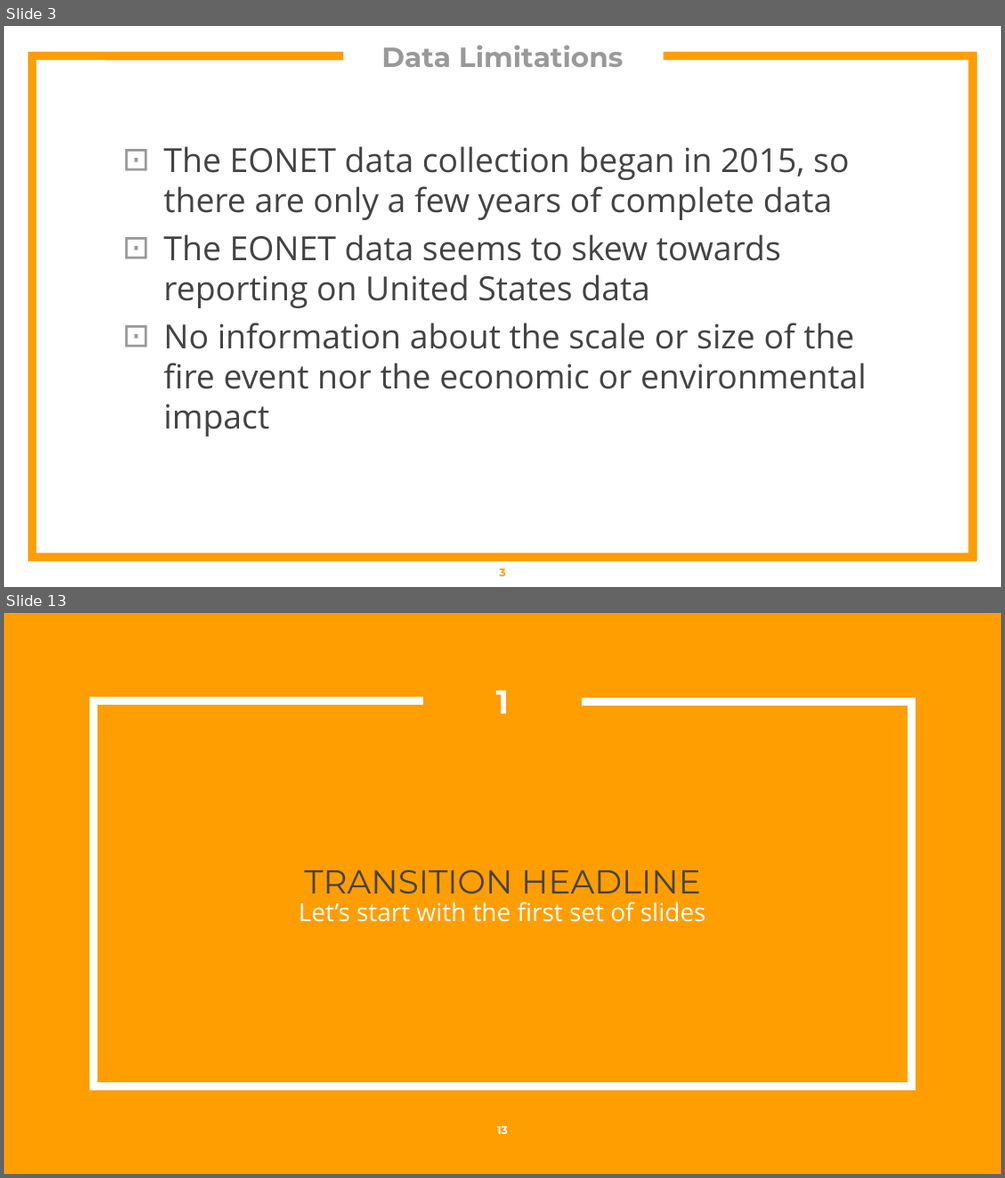
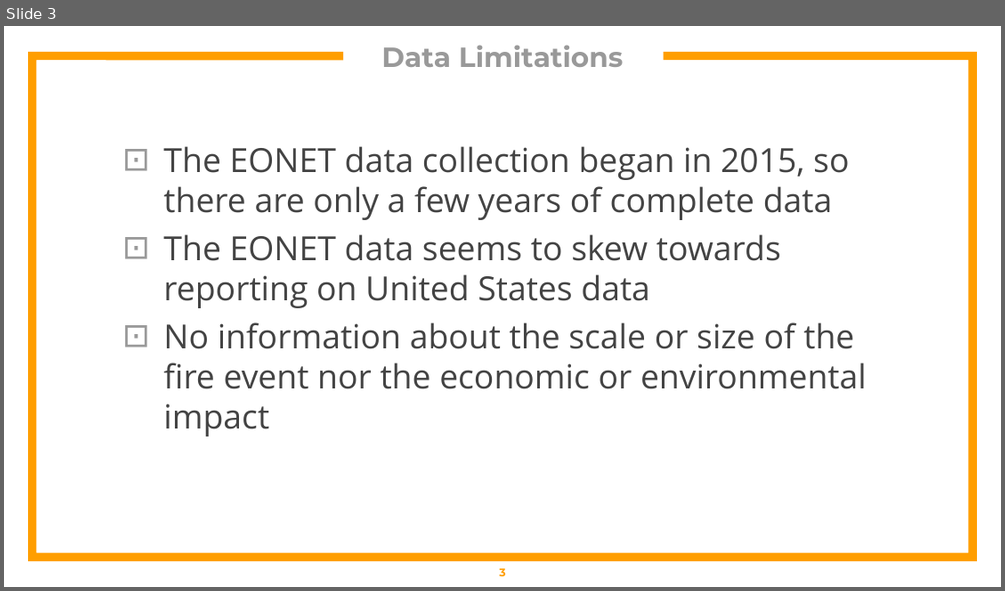
Before and after one commit to britt-emm/CGGroupProject, a slide deck: Wildfire_Group_Proj.pptx. Shown one above the other, each under a label of ours: slides 3 and 13 before the commit, slide 3 after it; the slides between them are not shown. The pictures are 1005x1178 and 1005x591 pixels, drawn with LibreOffice and Linux fonts; fonts in the diff are those of the drawing. Boxes give left, top, right and bottom in pixels: in the first picture for what was removed or moved away, otherwise in the second. Text is boxed around its words. In the diff, an @@ line names an element or a change of style, - is before the commit and + after.

```diff
--- a/Wildfire_Group_Proj.pptx
+++ b/Wildfire_Group_Proj.pptx
@@ slide 13 removed at [4, 613, 1001, 1174], background #FF9E00 @@
@@ text removed at [496, 690, 510, 714] @@
-1
@@ freeform shape removed at [93, 701, 911, 1086] @@
@@ title removed at [304, 869, 701, 902] @@
-TRANSITION HEADLINE
@@ subtitle removed at [299, 901, 706, 922] @@
-Let’s start with the first set of slides
@@ page number removed at [497, 1126, 508, 1134] @@
-13
```
Also in this commit, not shown: 9 slides changed, 1 slide added, 36 other slides removed.
